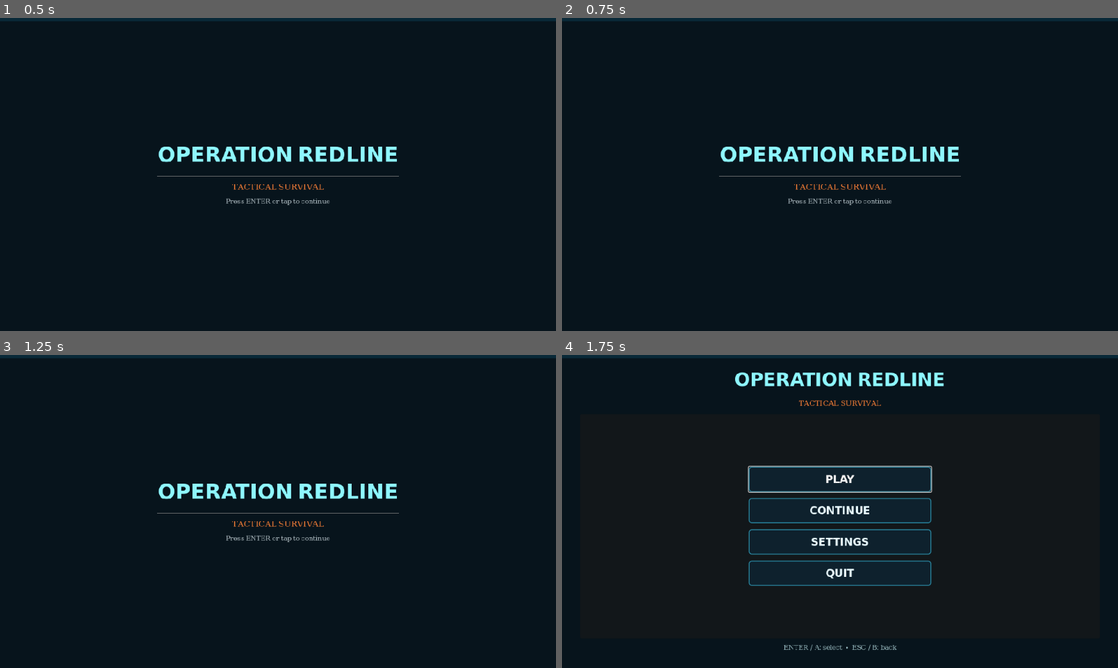
Above: before the commit, frames 1-4 (two rows, left to right).
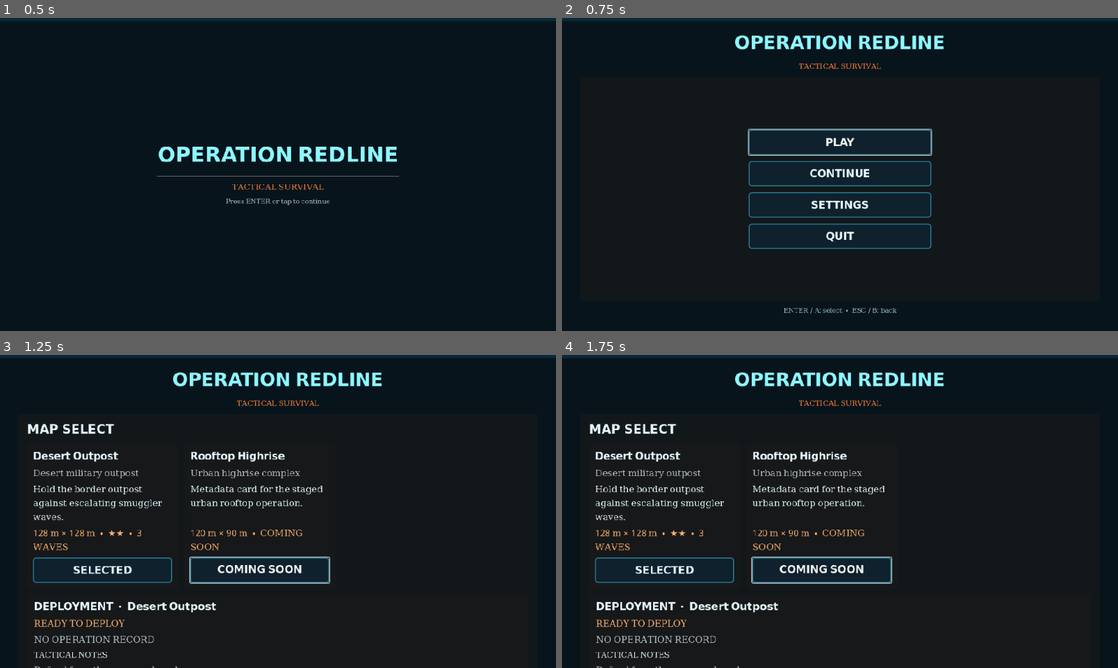
Above: after the commit, the same moments.

Repository: black-glass-dev/2D-Game
Game: Godot game, scene res://scenes/Boot.tscn
The game is run twice, just before and just after one commit, with the same random seed, the same clock (stepped at 60 frames per second) and the same inputs.
Inputs (mouse positions are in pixels of both pictures, inside the frame that each line leads up to):
- Up to frame 1 (0.5 s): no input
- Up to frame 2 (0.75 s): tap Enter (redline_menu_accept, bound only after the commit) at 0.5 s; move the mouse to (962, 158) at 0.52 s; hold Right (ui_right) from 0.53 s (still down); right-click (962, 158) at 0.6 s; click (962, 158) at 0.67 s
- Up to frame 3 (1.25 s): keep holding Right (ui_right); tap Space (redline_jump, bound only after the commit) at 0.77 s
- Up to frame 4 (1.75 s): release Right (ui_right) at 1.25 s; click (662, 570) at 1.25 s, where only the run after the commit has a clickable "SELECTED"

Frame 1 is identical in both runs. In frame 2, 4.8% of the frame differs, in the area x 28-72%, y 5-95%; in frame 3, 7.9%, in the area x 5-72%, y 5-100%; in frame 4, 7.1%.
Error before the commit: Parse Error: Function "Key()" not found in base self. (res://scripts/services/input_service.gd:221)

Commit message:
fix: restore persisted input enum values
Co-authored-by: arena-agent <297053741+arena-agent@users.noreply.github.com>

Diff:
--- a/scripts/services/input_service.gd
+++ b/scripts/services/input_service.gd
@@ -217,8 +217,9 @@
 	for action in REBINDABLE_KEYBOARD_ACTIONS:
 		_erase_keyboard_events(action)
 		var keys: Array = snapshot.get(action, DEFAULT_KEY_BINDINGS.get(action, []))
-		for keycode in keys:
-			_add_key(action, Key(keycode))
+		for stored_keycode in keys:
+			var keycode: Key = int(stored_keycode) as Key
+			_add_key(action, keycode)
 	if persist:
 		_save_custom_bindings()
 
@@ -226,8 +227,9 @@
 	for action in REBINDABLE_GAMEPAD_ACTIONS:
 		_erase_gamepad_button_events(action)
 		var buttons: Array = snapshot.get(action, DEFAULT_GAMEPAD_BUTTON_BINDINGS.get(action, []))
-		for button_index in buttons:
-			_add_joy_button(action, JoyButton(button_index))
+		for stored_button_index in buttons:
+			var button_index: JoyButton = int(stored_button_index) as JoyButton
+			_add_joy_button(action, button_index)
 	if persist:
 		_save_custom_bindings()
 
@@ -260,8 +262,9 @@
 func reset_keyboard_bindings(persist := true) -> void:
 	for action in REBINDABLE_KEYBOARD_ACTIONS:
 		_erase_keyboard_events(action)
-		for keycode in DEFAULT_KEY_BINDINGS.get(action, []):
-			_add_key(action, Key(keycode))
+		for stored_keycode in DEFAULT_KEY_BINDINGS.get(action, []):
+			var keycode: Key = int(stored_keycode) as Key
+			_add_key(action, keycode)
 	if persist:
 		_save_custom_bindings()
 	keyboard_bindings_reset.emit()
@@ -269,8 +272,9 @@
 func reset_gamepad_bindings(persist := true) -> void:
 	for action in REBINDABLE_GAMEPAD_ACTIONS:
 		_erase_gamepad_button_events(action)
-		for button_index in DEFAULT_GAMEPAD_BUTTON_BINDINGS.get(action, []):
-			_add_joy_button(action, JoyButton(button_index))
+		for stored_button_index in DEFAULT_GAMEPAD_BUTTON_BINDINGS.get(action, []):
+			var button_index: JoyButton = int(stored_button_index) as JoyButton
+			_add_joy_button(action, button_index)
 	if persist:
 		_save_custom_bindings()
 	gamepad_bindings_reset.emit()
@@ -294,12 +298,12 @@
 	var keyboard_snapshot := keyboard_binding_snapshot()
 	for action in REBINDABLE_KEYBOARD_ACTIONS:
 		if config.has_section_key("keyboard", action):
-			keyboard_snapshot[action] = [Key(int(config.get_value("keyboard", action, KEY_NONE)))]
+			keyboard_snapshot[action] = [int(config.get_value("keyboard", action, KEY_NONE))]
 	restore_keyboard_binding_snapshot(keyboard_snapshot, false)
 	var gamepad_snapshot := gamepad_binding_snapshot()
 	for action in REBINDABLE_GAMEPAD_ACTIONS:
 		if config.has_section_key("gamepad", action):
-			gamepad_snapshot[action] = [JoyButton(int(config.get_value("gamepad", action, -1)))]
+			gamepad_snapshot[action] = [int(config.get_value("gamepad", action, -1))]
 	restore_gamepad_binding_snapshot(gamepad_snapshot, false)
 
 func _save_custom_bindings() -> void:
